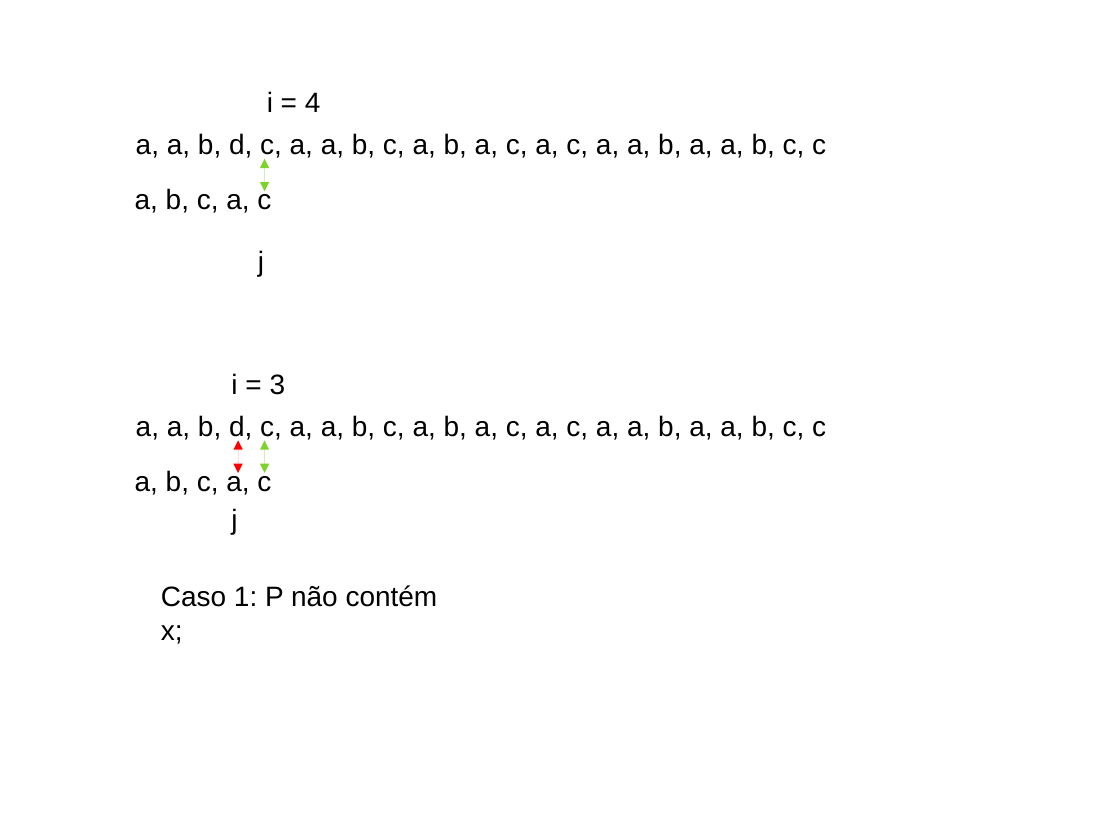
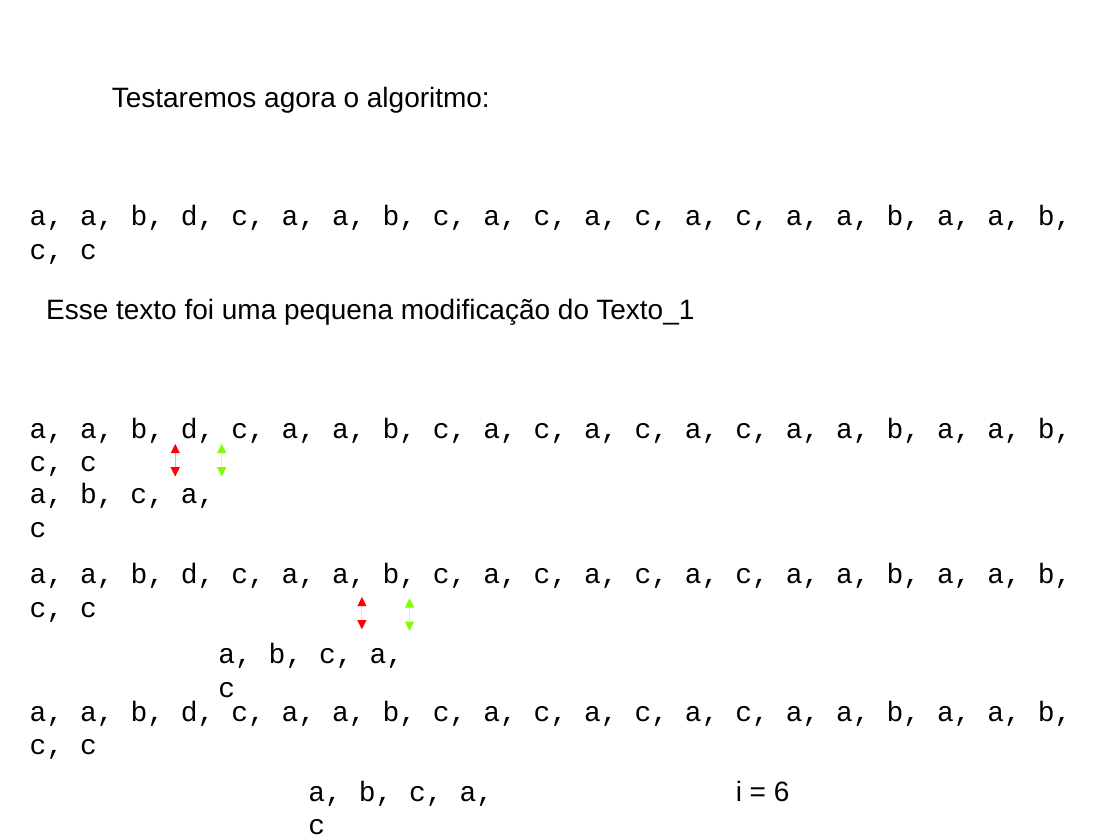
Before and after one commit to BartoAlheiros/Projeto-PAA, a slide deck: slide 24 of PAA 2a Oficina.pptx (slide 22 before the commit). Drawn at 1120x840 pixels with LibreOffice and Linux fonts; fonts in the diff are those of the drawing; background and template pictures are left out. Boxes give left, top, right and bottom in pixels: in the first picture for what was removed or moved away, otherwise in the second. Text is boxed around its words. In the diff, an @@ line names an element or a change of style, - is before the commit and + after.

```diff
--- a/PAA 2a Oficina.pptx
+++ b/PAA 2a Oficina.pptx
@@ text added at bbox=[112, 86, 490, 112], 18 pt, text #000000 @@
+Testaremos agora o algoritmo:
@@ text removed at bbox=[267, 91, 321, 112] @@
-i = 4
@@ double arrow removed from (264, 192) to (264, 159) @@
@@ text at bbox=[30, 205, 1072, 230]: text changed; font Arial to Courier New @@
-a, a, b, d, c, a, a, b, c, a, b, a, c, a, c, a, a, b, a, a, b, c, c
+a, a, b, d, c, a, a, b, c, a, c, a, c, a, c, a, a, b, a, a, b, c, c
@@ text removed at bbox=[258, 250, 264, 276] @@
-j
@@ text added at bbox=[46, 298, 694, 325], 18 pt, text #000000 @@
+Esse texto foi uma pequena modificação do Texto_1
@@ text removed at bbox=[231, 373, 286, 395] @@
-i = 3
@@ text at bbox=[30, 418, 1072, 443]: text changed; font Arial to Courier New @@
-a, a, b, d, c, a, a, b, c, a, b, a, c, a, c, a, a, b, a, a, b, c, c
+a, a, b, d, c, a, a, b, c, a, c, a, c, a, c, a, a, b, a, a, b, c, c
@@ double arrow moved from (239, 473) - (239, 440) to (175, 476) - (176, 444) @@
@@ double arrow moved from (264, 473) - (264, 440) to (222, 476) - (222, 444) @@
@@ double arrow (222, 476) - (222, 444): stroke #7ED22B 0.75 pt to #7FFF00 0.75 pt @@
@@ text "a, b, c, a, c": place and size @@
-text "a, b, c, a, c" at bbox=[135, 469, 271, 495]
+text "a, b, c, a, c" at bbox=[30, 484, 215, 538]
@@ text "a, b, c, a, c" at bbox=[30, 484, 215, 538]: font Arial to Courier New; alignment right to left @@
@@ text removed at bbox=[231, 508, 237, 534] @@
-j
@@ text added at bbox=[30, 564, 1072, 588], 18 pt, text #000000 @@
+a, a, b, d, c, a, a, b, c, a, c, a, c, a, c, a, a, b, a, a, b, c, c
@@ text removed at bbox=[161, 585, 438, 644] @@
-Caso 1: P não contém x;
@@ double arrow added from (362, 629) to (362, 597), #FF0000 0.75 pt @@
@@ double arrow added from (410, 631) to (410, 598), #7FFF00 0.75 pt @@
@@ text "a, b, c, a, c" at bbox=[218, 644, 404, 698]: font Arial to Courier New; alignment right to left @@
@@ text "a, b, c, a, c": place and size @@
-text "a, b, c, a, c" at bbox=[135, 188, 271, 213]
+text "a, b, c, a, c" at bbox=[218, 644, 404, 698]
@@ text added at bbox=[30, 701, 1072, 726], 18 pt, text #000000 @@
+a, a, b, d, c, a, a, b, c, a, c, a, c, a, c, a, a, b, a, a, b, c, c
@@ text added at bbox=[308, 781, 494, 835], 18 pt, text #000000 @@
+a, b, c, a, c
@@ text added at bbox=[736, 780, 790, 802], 18 pt, text #000000 @@
+i = 6
```
Also in this commit, not shown: 11 other slides changed, 3 slides added, 1 slide removed, 4 other files.
